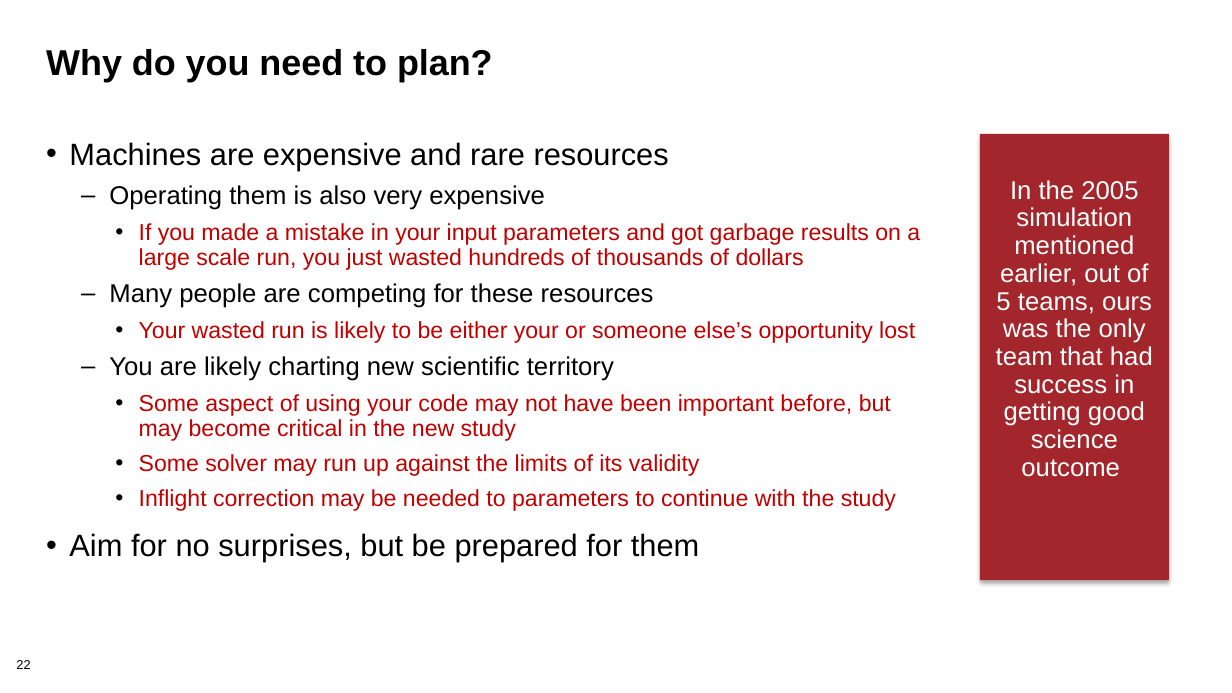
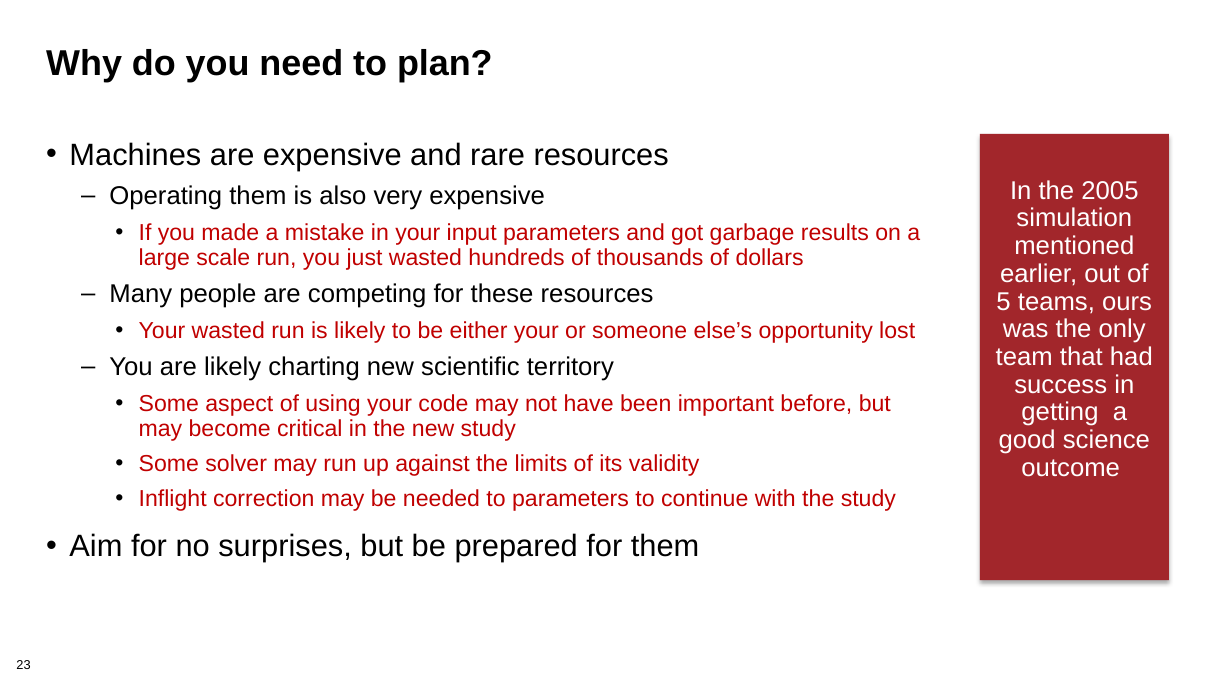
Before and after one commit to bssw-tutorial/presentations, a slide deck: slide 23 of computational-expts.pptx (slide 22 before the commit). Drawn at 1232x693 pixels with LibreOffice and Linux fonts; fonts in the diff are those of the drawing; background and template pictures are left out. Boxes give left, top, right and bottom in pixels: in the first picture for what was removed or moved away, otherwise in the second. Text is boxed around its words. In the diff, an @@ line names an element or a change of style, - is before the commit and + after.

```diff
--- a/computational-expts.pptx
+++ b/computational-expts.pptx
@@ text in rectangle at <box>996,180,1153,477</box>: text changed @@
-In the 2005 simulation mentioned earlier, out of 5 teams, ours was the only team that had success in getting good science outcome
+In the 2005 simulation mentioned earlier, out of 5 teams, ours was the only team that had success in getting a good science outcome
@@ page number at <box>16,660,30,669</box>: text changed @@
-22
+23
```
Also in this commit, not shown: 4 other slides changed, 5 slides added, 1 slide removed.
